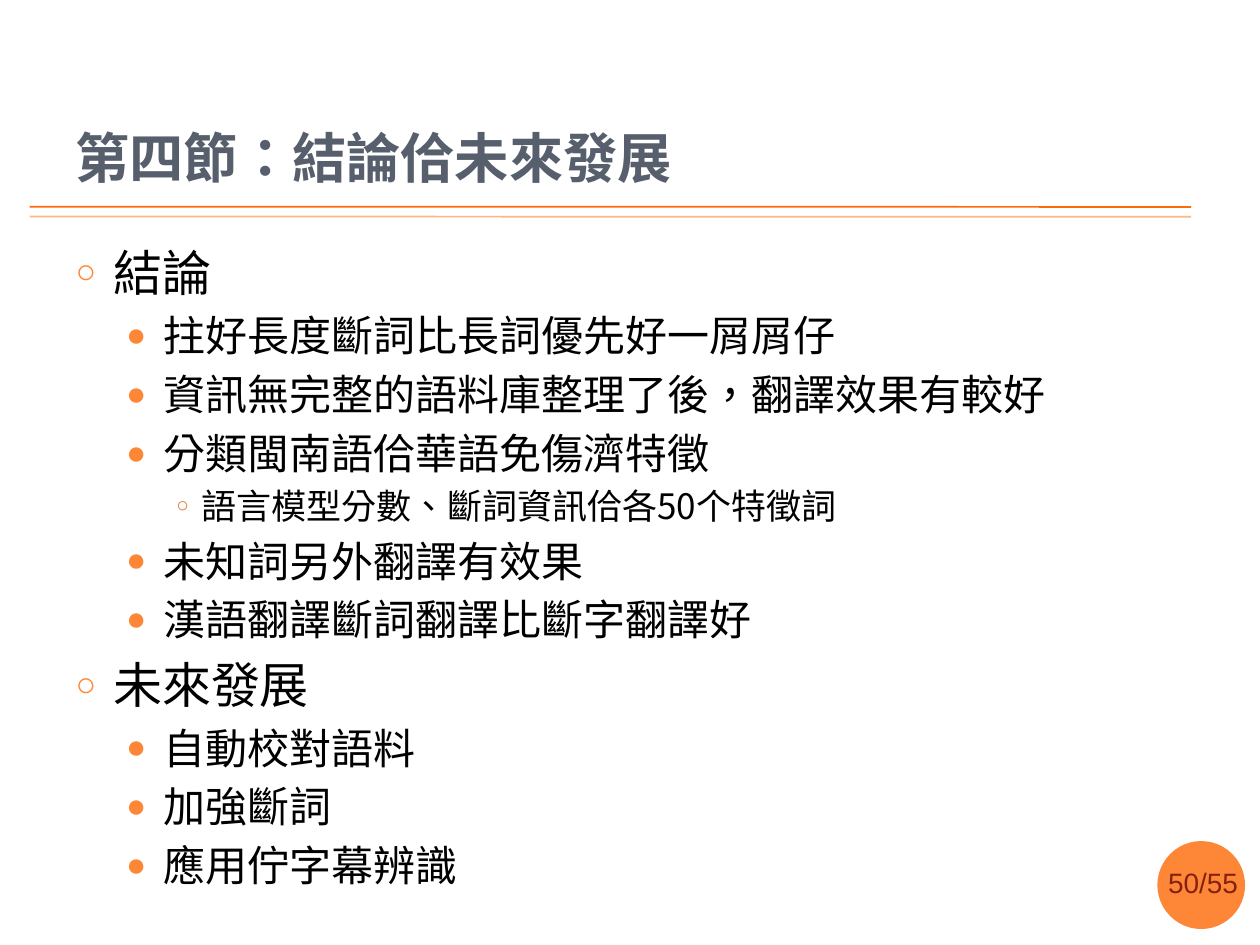
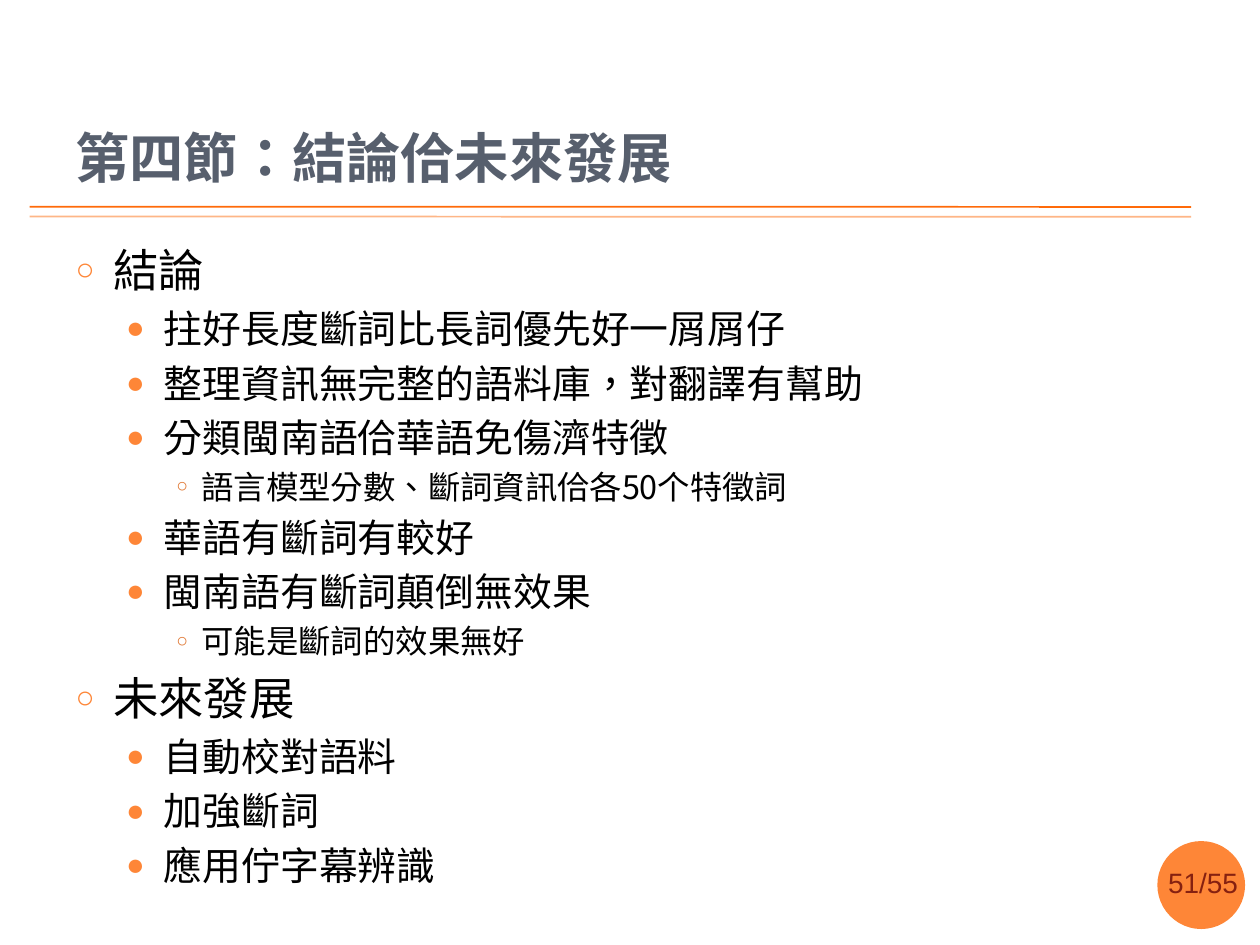
Before and after one commit to sih4sing5hong5/po3-ko3_tau5-iann2-phinn3, a slide deck: slide 51 of 翻譯報告.pptx (slide 50 before the commit). Drawn at 1260x945 pixels with LibreOffice and Linux fonts; fonts in the diff are those of the drawing; background and template pictures are left out. Boxes give left, top, right and bottom in pixels: in the first picture for what was removed or moved away, otherwise in the second. Text is boxed around its words. In the diff, an @@ line names an element or a change of style, - is before the commit and + after.

```diff
--- a/翻譯報告.pptx
+++ b/翻譯報告.pptx
@@ text at (113, 249, 788, 883): size 28 to 25.9 pt in "結論", "未來發展"; size 24 to 22.2 pt in "拄好長度斷詞比長詞優先好一屑屑仔", "分類閩南語佮華語免傷濟特徵", "自動校對語料", "加強斷詞" and 1 more places; size 20 to 18.5 pt in "語言模型分數、斷詞資訊佮各50个特徵詞" @@
@@ text at (164, 365, 863, 401): text changed; size 24 to 22.2 pt @@
-  ● 資訊無完整的語料庫整理了後，翻譯效果有較好
+  ● 整理資訊無完整的語料庫，對翻譯有幫助
@@ text at (164, 519, 591, 656): text changed; size 24 to 22.2 pt @@
-  ● 未知詞另外翻譯有效果
-  ● 漢語翻譯斷詞翻譯比斷字翻譯好
+  ● 華語有斷詞有較好
+  ● 閩南語有斷詞顛倒無效果
+    ○ 可能是斷詞的效果無好
@@ page number at (1168, 873, 1238, 893): text changed @@
-50/55
+51/55
```
Also in this commit, not shown: 7 other slides changed, 1 slide added.
